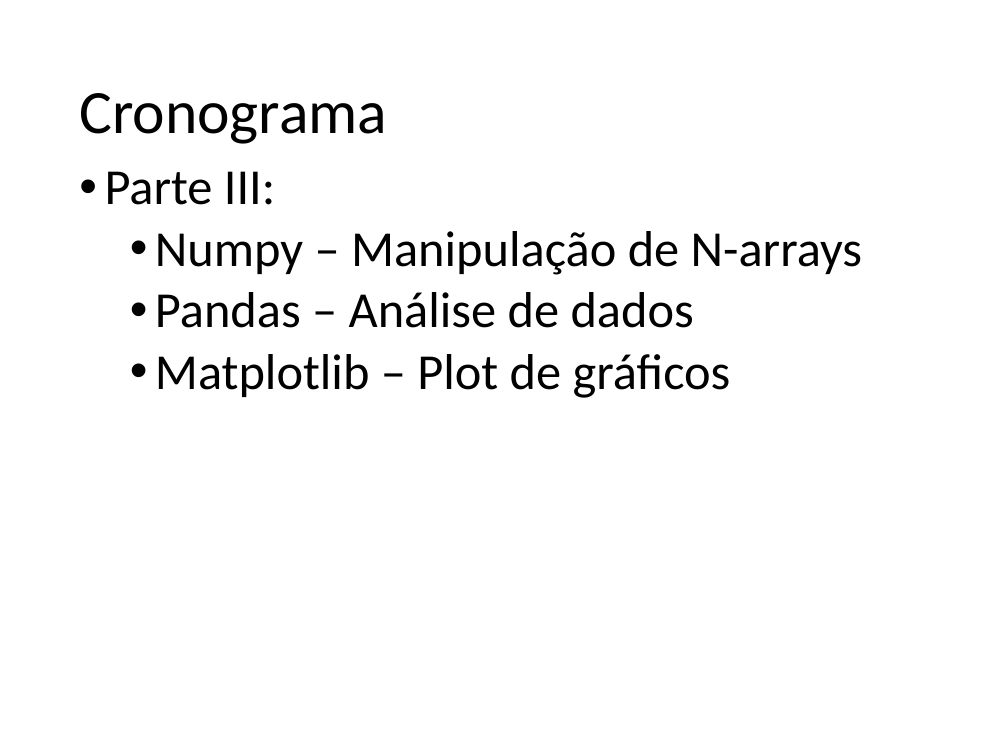
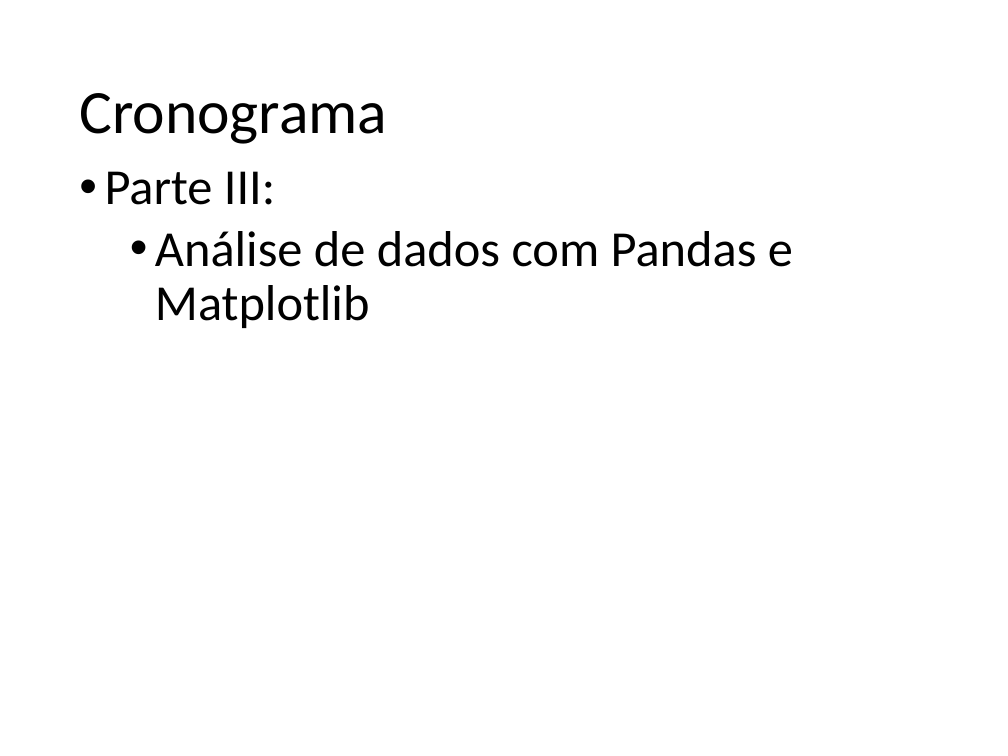
Before and after one commit to fernandoFernandeSantos/minicurso_python_2019, a slide deck: slide 75 of aula.pptx (slide 67 before the commit). Drawn at 1008x756 pixels with LibreOffice and Linux fonts; fonts in the diff are those of the drawing. Boxes give left, top, right and bottom in pixels: in the first picture for what was removed or moved away, otherwise in the second. Text is boxed around its words. In the diff, an @@ line names an element or a change of style, - is before the commit and + after.

```diff
--- a/aula.pptx
+++ b/aula.pptx
@@ text at [155,231,793,328]: text changed @@
-  • Numpy – Manipulação de N-arrays
-  • Pandas – Análise de dados
-  • Matplotlib – Plot de gráficos
+  • Análise de dados com Pandas e Matplotlib
```
Also in this commit, not shown: 1 other slide changed, 8 slides added, 1 other file.
